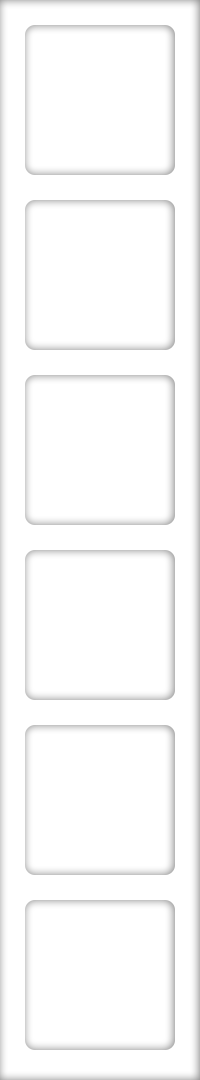
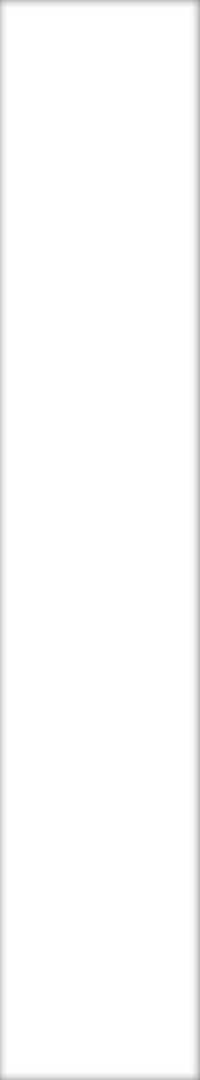
Before/after of a 200 × 1080 layered artwork. What changed in the layer stack:
removed layer "Item6" over [25, 900, 175, 1050]
removed layer "Item5" over [25, 725, 175, 875]
removed layer "Item4" over [25, 550, 175, 700]
removed layer "Item3" over [25, 375, 175, 525]
removed layer "Item2" over [25, 200, 175, 350]
removed layer "Item1" over [25, 25, 175, 175]
